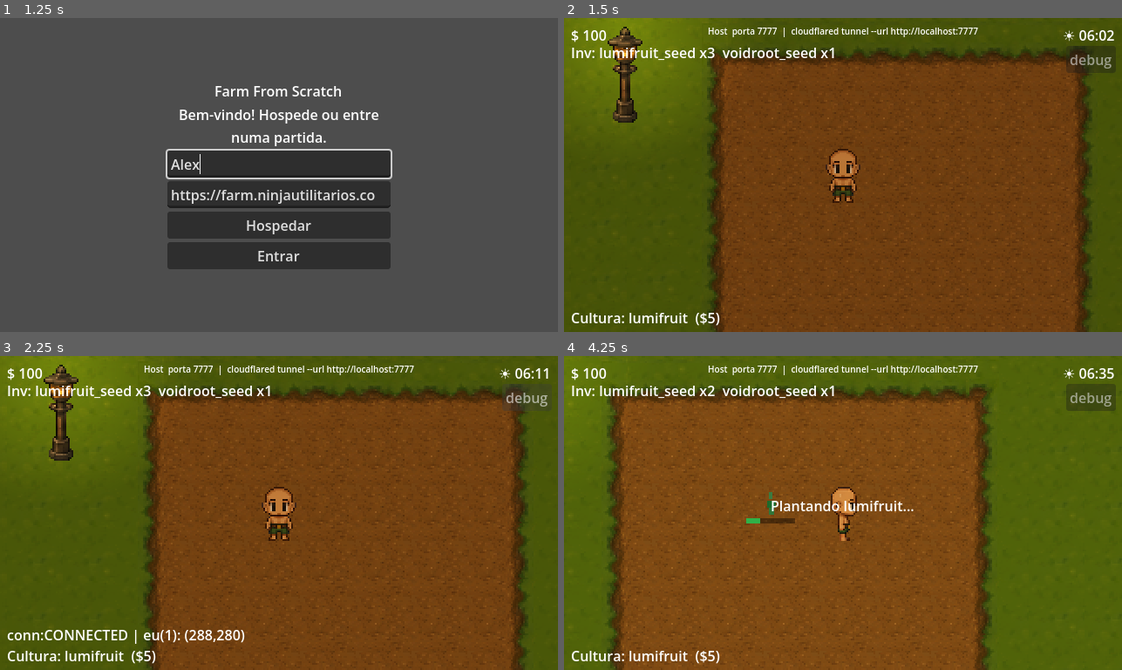
Above: before the commit, frames 1-4 (two rows, left to right).
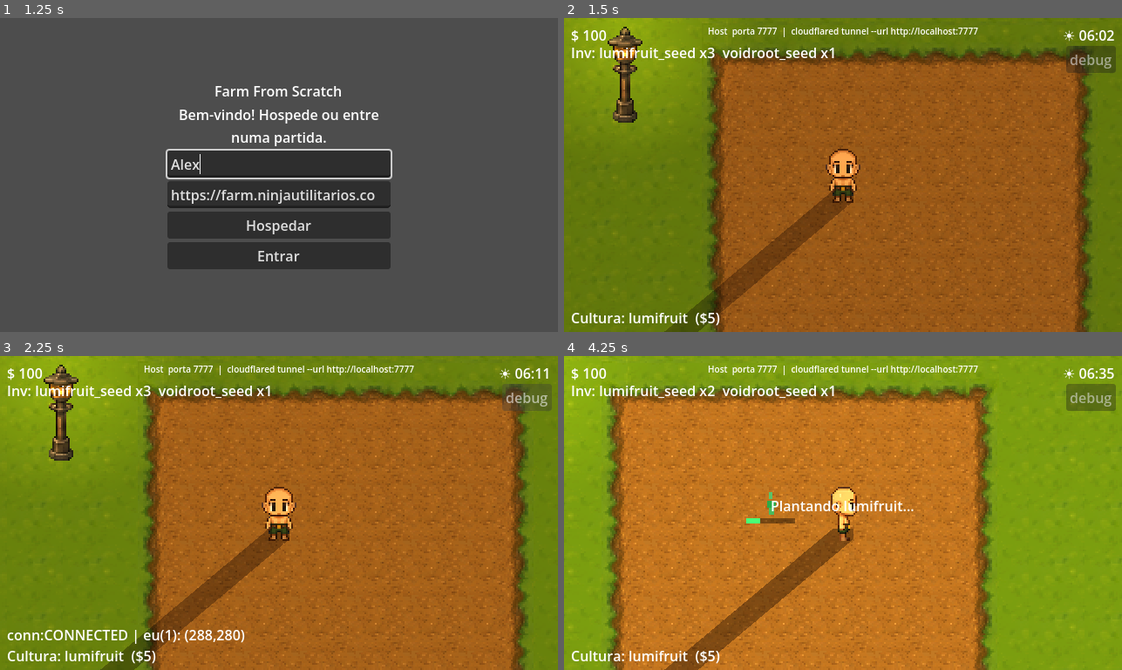
Above: after the commit, the same moments.

Repository: BrunoKagami/farm-from-scratch
Game: Godot game, scene res://scenes/Lobby.tscn
Two runs of this game, one before a commit and one after it. Both use one fixed random seed, a clock stepped at 60 frames per second and the inputs below.
Inputs (mouse positions are in pixels of both pictures, inside the frame that each line leads up to):
- Up to frame 1 (1.25 s): click (279, 165) at 0.52 s; type "Alex" at 0.6 s
- Up to frame 2 (1.5 s): click "Hospedar" at 1.25 s
- Up to frame 3 (2.25 s): click "debug" at 2 s
- Up to frame 4 (4.25 s): tap Enter at 2.75 s; move the mouse to (965, 497) at 2.77 s; hold Right (ui_right) 2.78-3.5 s; hold E (interact) 2.78-3.5 s; click (965, 497) at 2.92 s; drag from (731, 528) to (815, 575) at 3.52 s

Frame 1 is identical in both runs. In frame 2, 93% of the frame differs, in the area x 0-100%, y 0-100%; in frame 3, 94%; in frame 4, 96%.

Commit message:
feat: dynamic shadows for characters based on lighting
Uses Godot's native 2D light/shadow system instead of a fake drop
shadow: Player and PlayerRemote each get a small LightOccluder2D at
foot height, and both the lamp's PointLight2D and a new symbolic
DirectionalLight2D ("sun") have shadow_enabled. The engine then casts
real shadows whose direction follows each light — radiating away from
the lamp post at night, and a constant angle from the sun during the
day. DayNight.gd drives the sun's energy opposite to the lamp's
(bright when sky is light, off when dark), so the shadow source
crossfades between the two automatically.

Co-Authored-By: Claude Sonnet 4.6 <noreply@anthropic.com>

Diff:
--- a/scripts/DayNight.gd
+++ b/scripts/DayNight.gd
@@ -9,6 +9,7 @@
 var _sync_timer := 0.0
 var _target_time := -1.0
 var _lamp_light: PointLight2D
+var _sun_light: DirectionalLight2D
 
 # Pontos de cor ao longo do dia (time_of_day 0.0–1.0 = 00:00–24:00)
 const SKY := [
@@ -31,6 +32,18 @@
 		_lamp_light.set_script(load("res://scripts/LampLight.gd"))
 		_lamp_light.position = Vector2(0, -26)
 		lamp.add_child(_lamp_light)
+
+	var world := get_node_or_null("/root/World")
+	if world:
+		# "Sol" simbólico: só serve pra dar uma direção consistente de
+		# sombra durante o dia. DirectionalLight2D não tem posição que
+		# importe, só o ângulo — luz "infinita" igual o sol de verdade.
+		_sun_light = DirectionalLight2D.new()
+		_sun_light.color = Color(1.0, 0.97, 0.9)
+		_sun_light.energy = 0.0
+		_sun_light.rotation_degrees = 50.0
+		_sun_light.shadow_enabled = true
+		world.add_child.call_deferred(_sun_light)
 
 func _process(delta: float) -> void:
 	if multiplayer.is_server():
@@ -80,12 +93,16 @@
 	var cm := get_node_or_null("/root/World/CanvasModulate")
 	if cm:
 		cm.color = sky
+	var luminance := (sky.r + sky.g + sky.b) / 3.0
 	if _lamp_light:
 		# Reaproveita a própria cor do céu: quanto mais escuro, mais a
 		# lâmpada acende — acompanha o amanhecer/anoitecer automaticamente,
 		# sem precisar de um segundo conjunto de horários pra manter.
-		var luminance := (sky.r + sky.g + sky.b) / 3.0
 		_lamp_light.set_intensity(clamp((1.0 - luminance) * 1.8, 0.0, 1.0))
+	if _sun_light:
+		# O oposto da lâmpada: forte de dia, some de noite — pra sombra
+		# trocar de fonte (sol → lâmpada) suavemente na transição.
+		_sun_light.energy = clamp((luminance - 0.5) * 1.6, 0.0, 1.0)
 
 func _angular_diff(a: float, b: float) -> float:
 	var d := b - a
--- a/scripts/LampLight.gd
+++ b/scripts/LampLight.gd
@@ -7,6 +7,7 @@
 	# halo de luz local em volta do poste, não um clarão cobrindo a tela.
 	texture_scale = 0.6
 	energy = 0.0
+	shadow_enabled = true
 
 func _build_texture() -> GradientTexture2D:
 	var grad := Gradient.new()
--- a/scripts/Player.gd
+++ b/scripts/Player.gd
@@ -13,6 +13,18 @@
 
 @onready var _anim: AnimatedSprite2D = $AnimatedSprite2D
 
+# Forma que bloqueia luz na altura dos pés — é o que faz a lâmpada/sol
+# projetarem sombra de verdade do personagem (sistema nativo do Godot).
+static func _build_shadow_occluder() -> LightOccluder2D:
+	var occluder := LightOccluder2D.new()
+	var poly := OccluderPolygon2D.new()
+	poly.polygon = PackedVector2Array([
+		Vector2(-6, 9), Vector2(6, 9), Vector2(6, 15), Vector2(-6, 15),
+	])
+	poly.closed = true
+	occluder.occluder = poly
+	return occluder
+
 func _ready() -> void:
 	# Jogadores nunca colidiam entre si antes (PlayerRemote era só visual,
 	# sem física). Os corpos autoritativos no servidor agora são CharacterBody2D
@@ -21,6 +33,7 @@
 	# cliente (que nunca trata outro jogador como obstáculo).
 	collision_layer = 2
 	collision_mask = 1
+	add_child(_build_shadow_occluder())
 
 func _physics_process(_delta: float) -> void:
 	var direction := Vector2(
--- a/scripts/PlayerRemote.gd
+++ b/scripts/PlayerRemote.gd
@@ -25,6 +25,19 @@
 	rng.seed = peer_id
 	_anim.modulate = Color.from_hsv(rng.randf(), 0.7, 1.0)
 	add_child(_anim)
+	add_child(_build_shadow_occluder())
+
+# Forma que bloqueia luz na altura dos pés — mesma da Player.gd, pra
+# jogadores remotos também projetarem sombra de verdade.
+func _build_shadow_occluder() -> LightOccluder2D:
+	var occluder := LightOccluder2D.new()
+	var poly := OccluderPolygon2D.new()
+	poly.polygon = PackedVector2Array([
+		Vector2(-6, 9), Vector2(6, 9), Vector2(6, 15), Vector2(-6, 15),
+	])
+	poly.closed = true
+	occluder.occluder = poly
+	return occluder
 
 func _build_frames() -> SpriteFrames:
 	var tex: Texture2D = load("res://assets/characters/personagem_Base-Sheet.png")
